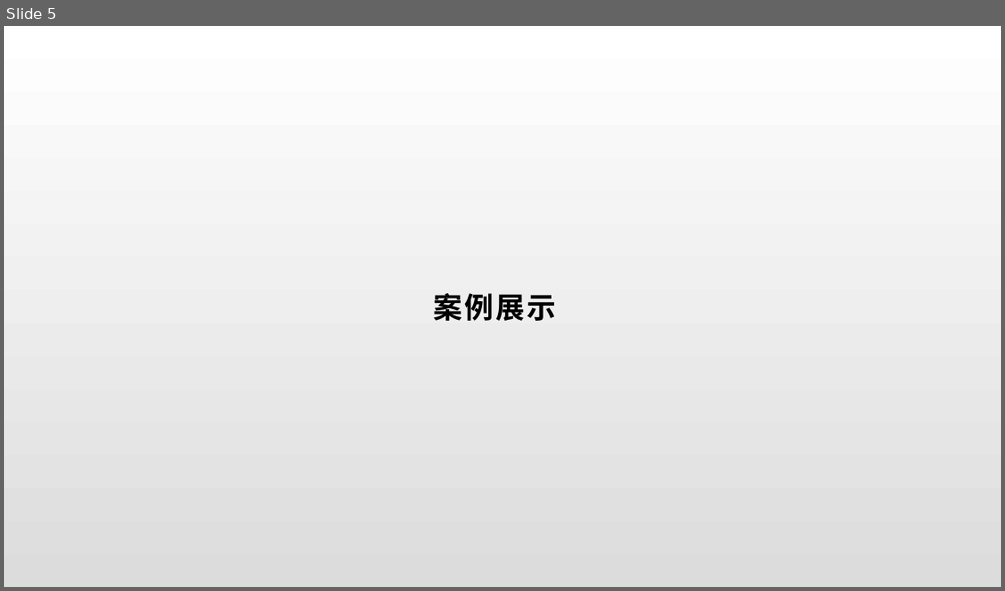
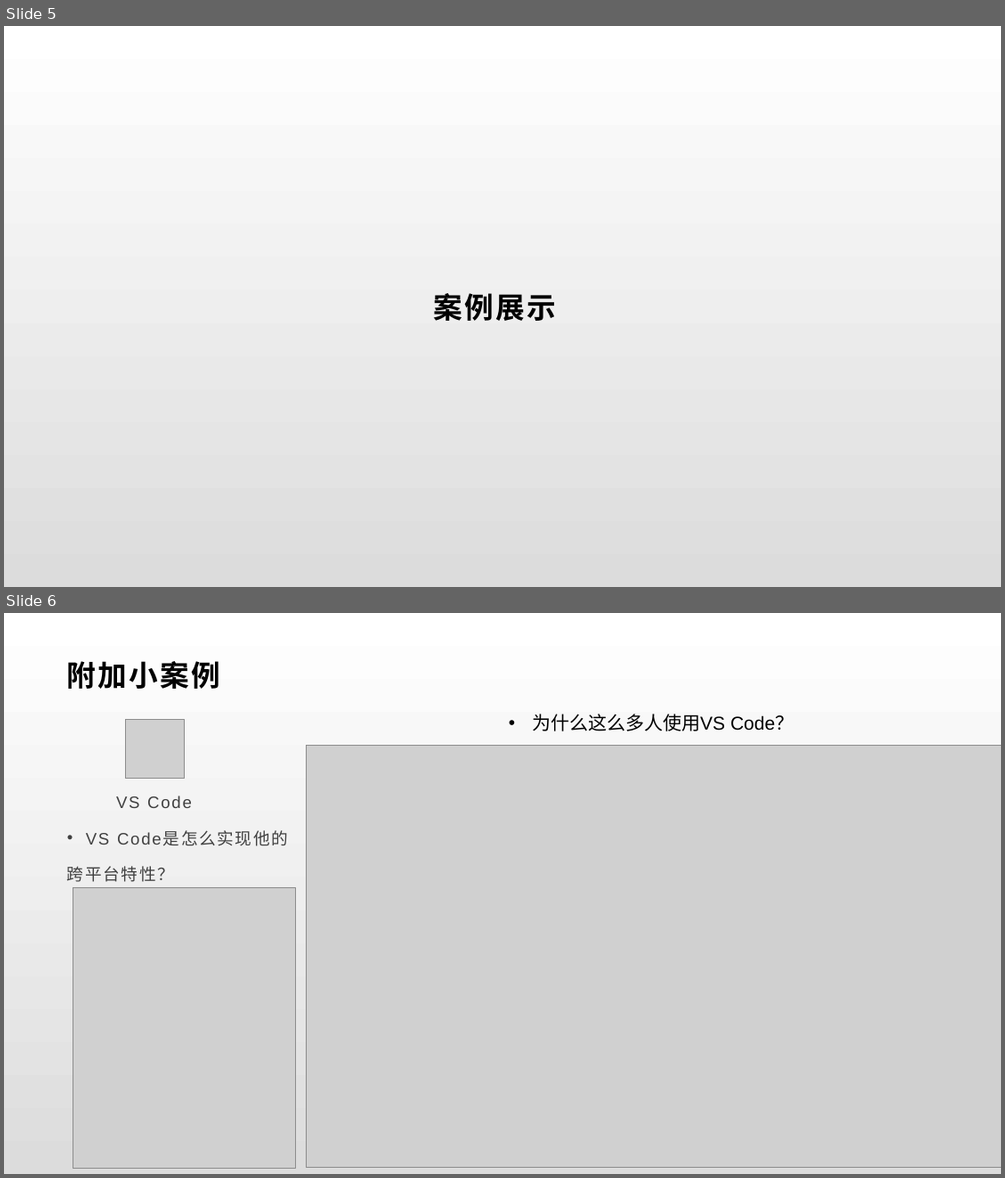
Before and after one commit to Senior-Software-Engineering/Documents, a slide deck: 案例与进度报告.pptx. Shown one above the other, each under a label of ours: slide 5 before the commit, slides 5 and 6 after it. The pictures are 1005x591 and 1005x1178 pixels, drawn with LibreOffice and Linux fonts; fonts in the diff are those of the drawing; grey boxes stand for pictures. Boxes give left, top, right and bottom in pixels: in the first picture for what was removed or moved away, otherwise in the second. Text is boxed around its words. In the diff, an @@ line names an element or a change of style, - is before the commit and + after.

Commit message:
添加案例说明文档

```diff
--- a/案例与进度报告.pptx
+++ b/案例与进度报告.pptx
@@ slide 6 added at bbox=[4, 613, 1001, 1174], background gradient #FFFFFF to #DCDCDC @@
@@ title added at bbox=[67, 661, 220, 689], 28 pt, text #000000, bold @@
+附加小案例
@@ picture added at bbox=[125, 719, 184, 779] @@
@@ text added at bbox=[532, 714, 793, 731], 18 pt, text #000000 @@
+• 为什么这么多人使用VS Code？
@@ picture added at bbox=[306, 745, 1001, 1167] @@
@@ text added at bbox=[67, 795, 192, 882], 16 pt, text #404040 @@
+VS Code
+• VS Code是怎么实现他的
+跨平台特性？
@@ picture added at bbox=[73, 887, 296, 1167] @@
```
Also in this commit, not shown: 2 slides changed, 4 other slides added, 2 other files.
